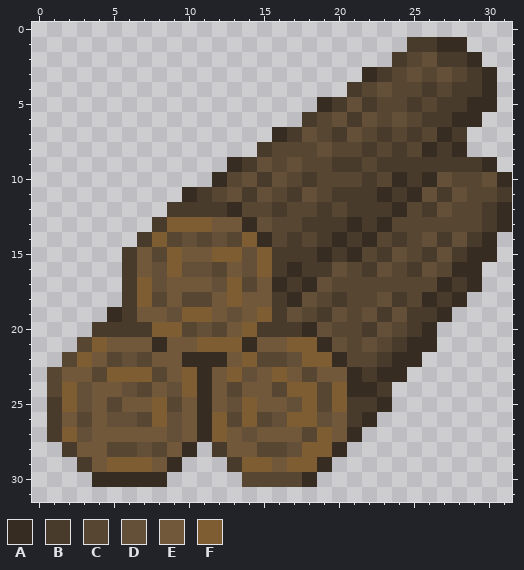
Two states of a pixel-art sprite, gfx/commodities/timber.png. Above, as it was before the edit.
The file is 32x32 pixels.
Palette (. is transparent): A #372c21  B #493b2b  C #574632  D #645038  E #72583a  F #7d5d31
Pixels before, first column x 1:
 1 ........................BBAA...
 2 .......................BCDBBA..
 3 .....................ABCDCDCBA.
 4 ....................BCDCCBCBBA.
 5 ..................ABDBCCBCBBAA.
 6 .................BCDBDCDCBBAA..
 7 ...............ABDCBDCBCBCAB...
 8 ..............BCCCDCCBCBCABA...
 9 ............ABDCDCCBBCBBBBBBBA.
10 ...........ACDBDCBCCCBCABADCCDA
11 .........ABCDBDCBDCBBBABADBDCCB
12 ........BBBBACCBCCBCBBBACBDCCBA
13 .......BFFFEEADCCBBBABACCCCCCBA
14 ......BFCDCDCFACBCBABACBCDBDBA.
15 .....BECFEEFFDFBBBABACBDCBDBAA.
16 .....BEDFDDCEDFBABBDCBDCBDCAA..
17 .....BFDEEEDFCEABADCCCCCCCABA..
18 .....BFCECCEFEEBADCBCCDBCABA...
19 ....ABEEDFFEDEFBDCBDCDBDBBA....
20 ...BBBBFFCDCEFBBBADCCBDCBA.....
21 ..CFEEEAEEFFFAEEFFADCDCBAA.....
22 .CFECDCEEAAAEFCCDFFACCBAA......
23 CEECFFFCEFAEFDEFECEEABAA.......
24 CFDEEDCEDFAECEECFFCFAAB........
25 BFDECEEFCEAEDFEEDFCFBBA........
26 BECEDDCFDEAFCFCDFFDEBA.........
27 BFDEEEEEDEAFEDEEECFEA..........
28 .BEECCDCEA.BEECCDFFA...........
29 ..BEFFFEA...BFFEFFA............
30 ...AAAAA.....CCCCA.............
After:
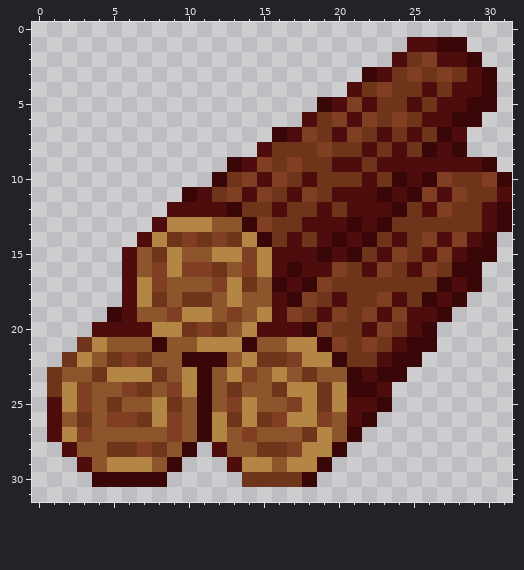
Edits made:
colour A: #372c21 -> #390707
colour B: #493b2b -> #4f0c0c
colour C: #574632 -> #6e351b
colour D: #645038 -> #803f22
colour E: #72583a -> #8d552c
colour F: #7d5d31 -> #b48646
Pixel boxes of the changes (left, top, right, bottom) in both pictures:
changed: (47, 37, 512, 487)
